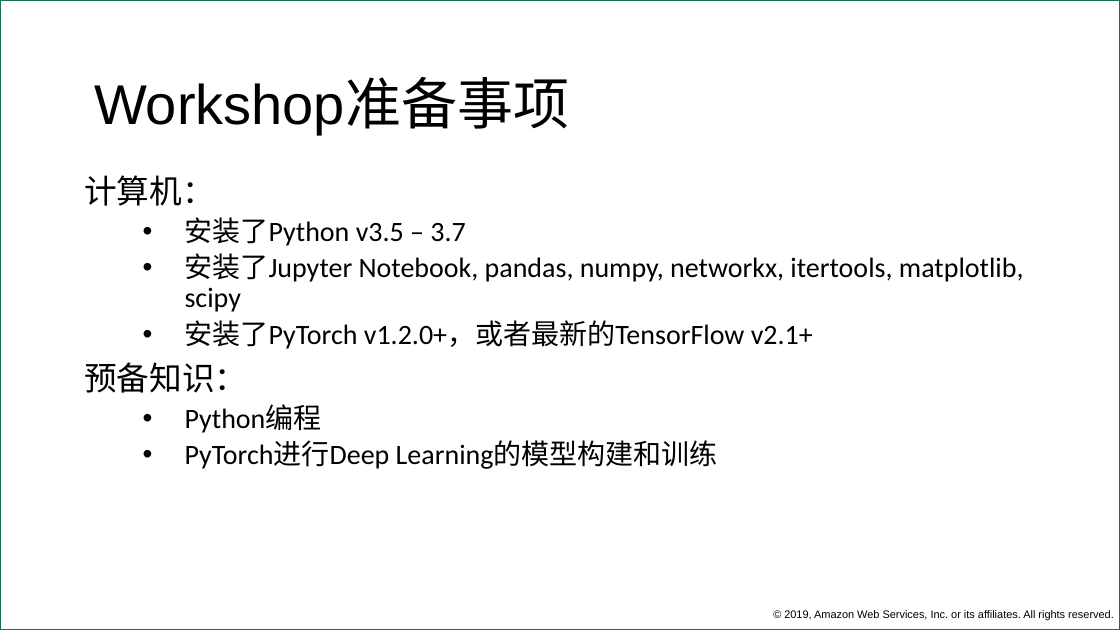
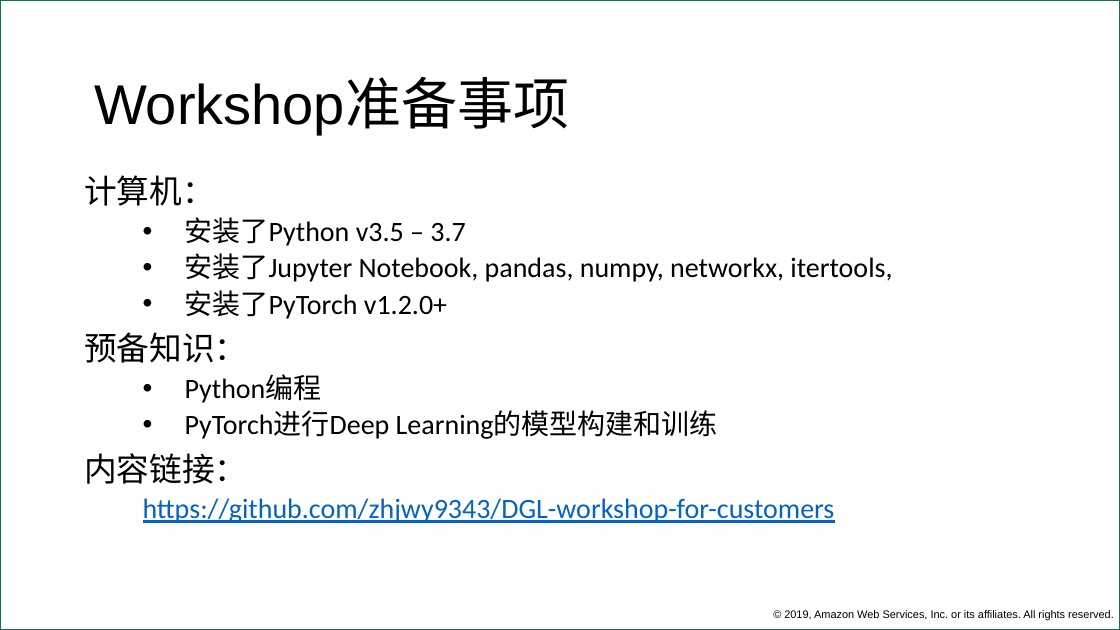
Before and after one commit to yutian/DGL-workshop-for-customers, a slide deck: slide 3 of First_workshop.pptx. Drawn at 1120x630 pixels with LibreOffice and Linux fonts; fonts in the diff are those of the drawing; background and template pictures are left out. Boxes give left, top, right and bottom in pixels: in the first picture for what was removed or moved away, otherwise in the second. Text is boxed around its words. In the diff, an @@ line names an element or a change of style, - is before the commit and + after.

```diff
--- a/First_workshop.pptx
+++ b/First_workshop.pptx
@@ text at <box>185,253,892,319</box>: text changed @@
-  • 安装了Jupyter Notebook, pandas, numpy, networkx, itertools, matplotlib, scipy
-  • 安装了PyTorch v1.2.0+，或者最新的TensorFlow v2.1+
+  • 安装了Jupyter Notebook, pandas, numpy, networkx, itertools,
+  • 安装了PyTorch v1.2.0+
@@ text at <box>84,453,835,523</box>: paragraphs added @@
+内容链接：
+  https://github.com/zhjwy9343/DGL-workshop-for-customers
```
Also in this commit, not shown: 1 other slide changed, 1 other file.
